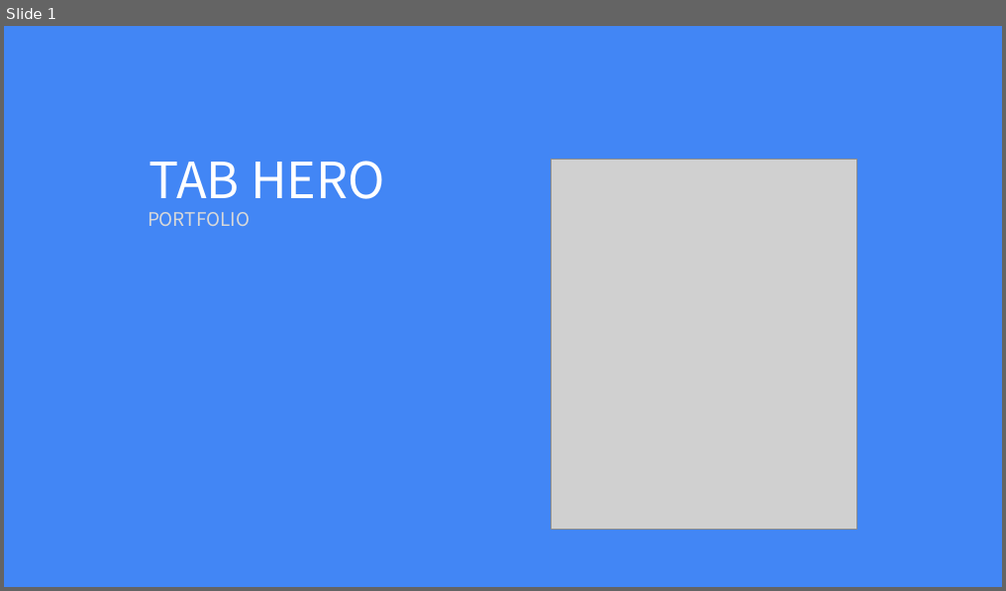
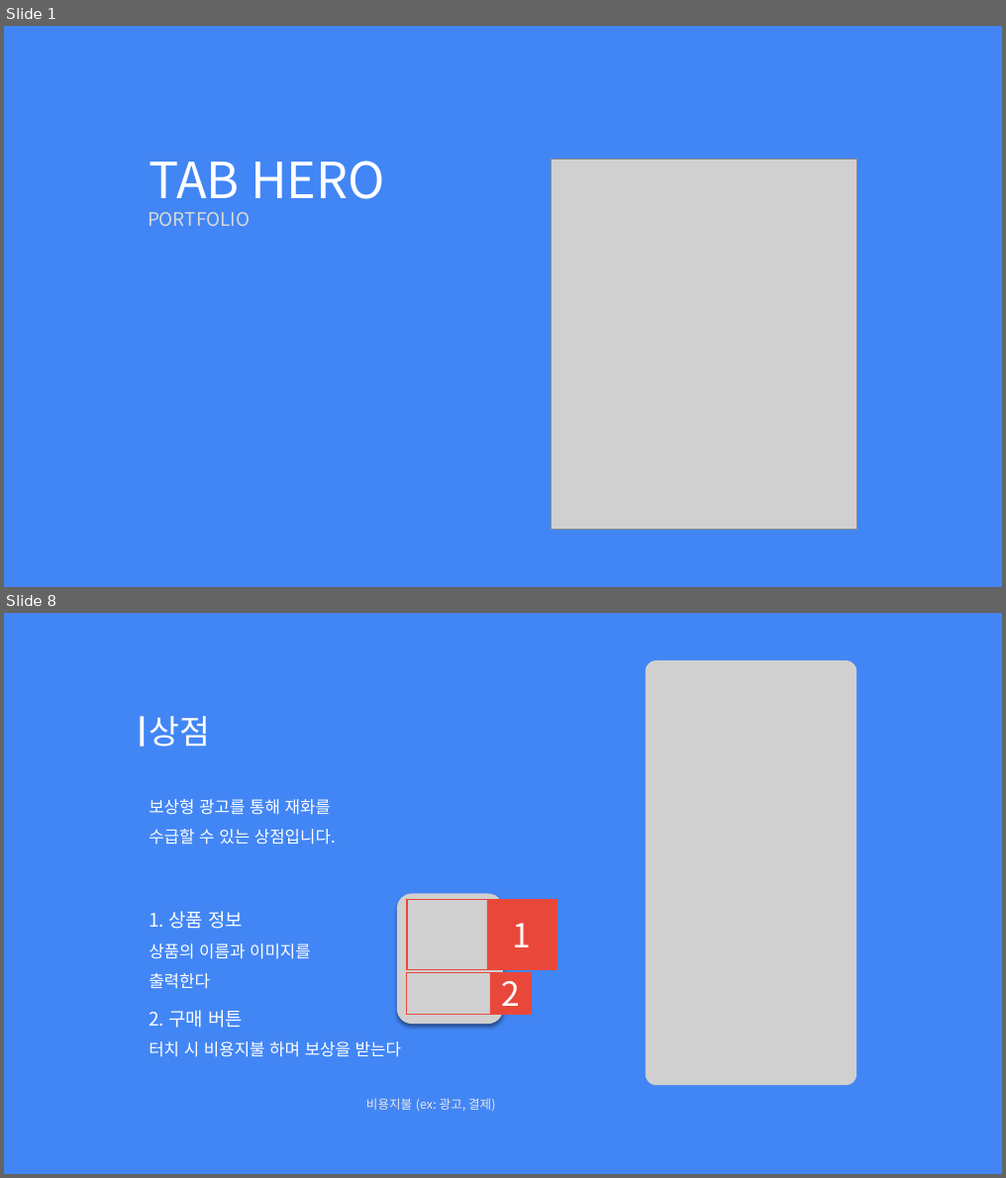
Before and after one commit to Hoyeom/CS-ClickerGame, a slide deck: Documents/TabHero.pptx. Shown one above the other, each under a label of ours: slide 1 before the commit, slides 1 and 8 after it; the slides between them are not shown. The pictures are 1006x591 and 1006x1178 pixels, drawn with LibreOffice and Linux fonts; fonts in the diff are those of the drawing; grey boxes stand for pictures. Boxes give left, top, right and bottom in pixels: in the first picture for what was removed or moved away, otherwise in the second. Text is boxed around its words. In the diff, an @@ line names an element or a change of style, - is before the commit and + after.

```diff
--- a/Documents/TabHero.pptx
+++ b/Documents/TabHero.pptx
@@ slide 8 added at <box>4,613,1002,1174</box>, background #4286F5 @@
@@ picture added at <box>646,661,856,1085</box> @@
@@ rectangle added at <box>141,716,144,747</box>, fill #FFFFFF @@
@@ text added at <box>149,716,210,747</box>, 32 pt, text #FFFFFF @@
+상점
@@ text added at <box>149,799,336,845</box>, 16 pt, text #FFFFFF @@
+보상형 광고를 통해 재화를
+수급할 수 있는 상점입니다.
@@ picture added at <box>397,894,503,1024</box> @@
@@ rectangle added at <box>407,900,556,970</box>, outline #EA473B 1 pt @@
@@ rectangle added at <box>487,900,556,970</box>, fill #EA473B, 32 pt, text #FFFFFF @@
+1
@@ text added at <box>149,911,311,989</box>, 16 pt, text #FFFFFF @@
+1. 상품 정보
+상품의 이름과 이미지를
+출력한다
@@ rectangle added at <box>407,973,531,1014</box>, outline #EA473B 1 pt @@
@@ rectangle added at <box>490,973,531,1014</box>, fill #EA473B, 32 pt, text #FFFFFF @@
+2
@@ text added at <box>149,1010,495,1111</box>, 16 pt, text #FFFFFF @@
+2. 구매 버튼
+터치 시 비용지불 하며 보상을 받는다
+비용지불 (ex: 광고, 결제)
```
Also in this commit, not shown: 2 slides changed, 21 other slides added, 1 slide removed, 14 other files.
